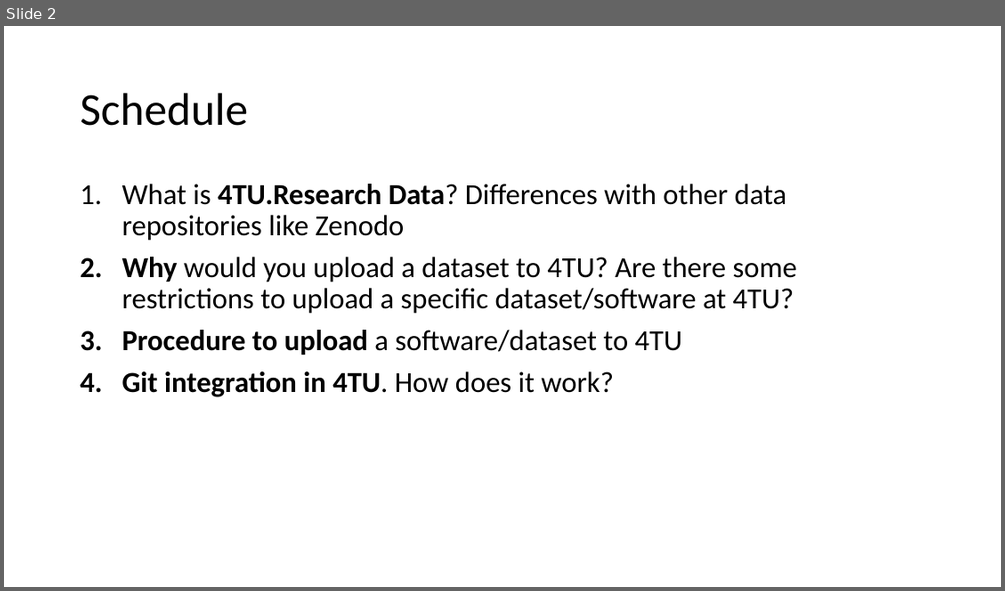
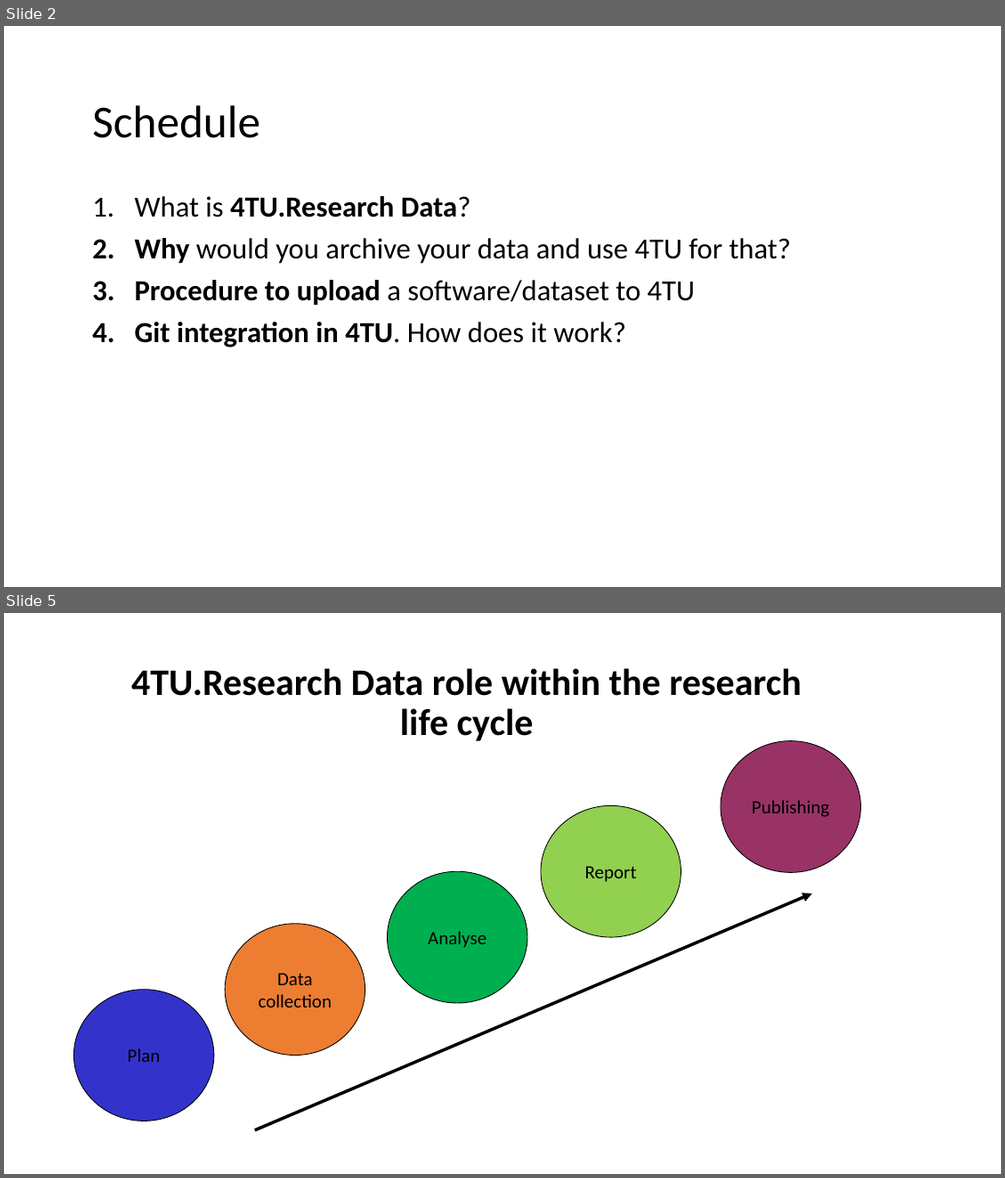
Before and after one commit to leilaicruz/Git4TUmembers_lesson, a slide deck: Get to know 4TU (day 2).pptx. Shown one above the other, each under a label of ours: slide 2 before the commit, slides 2 and 5 after it; the slides between them are not shown. The pictures are 1005x591 and 1005x1178 pixels, drawn with LibreOffice and Linux fonts; fonts in the diff are those of the drawing; background and template pictures are left out. Boxes give left, top, right and bottom in pixels: in the first picture for what was removed or moved away, otherwise in the second. Text is boxed around its words. In the diff, an @@ line names an element or a change of style, - is before the commit and + after.

```diff
--- a/Get to know 4TU (day 2).pptx
+++ b/Get to know 4TU (day 2).pptx
@@ slide 5 added at box(4, 613, 1001, 1174), background #FFFFFF @@
@@ title added at box(131, 668, 801, 741), 36 pt, text #000000, bold @@
+4TU.Research Data role within the research life cycle
@@ ellipse added at box(720, 741, 861, 873), fill #993366, outline #000000 0.75 pt, 18 pt, text #000000 @@
+Publishing
@@ ellipse added at box(541, 806, 681, 938), fill #92D050, outline #000000 0.75 pt, 18 pt, text #000000 @@
+Report
@@ ellipse added at box(387, 872, 527, 1004), fill #00B050, outline #000000 0.75 pt, 18 pt, text #000000 @@
+Analyse
@@ arrow added from (254, 1130) to (812, 893), #000000 3 pt @@
@@ ellipse added at box(225, 924, 365, 1055), fill #ED7D31, outline #000000 0.75 pt, 18 pt, text #000000 @@
+Data collection
@@ ellipse added at box(73, 989, 214, 1121), fill #3333CC, outline #000000 0.75 pt, 18 pt, text #000000 @@
+Plan
@@ slide 2 changed as well @@
@@ text "Schedule": place and size @@
-text "Schedule" at box(80, 93, 248, 126)
+text "Schedule" at box(92, 105, 260, 138)
@@ text "What is 4TU.Research Data?": place and size @@
-text "What is 4TU.Research Data?" at box(122, 184, 797, 397)
+text "What is 4TU.Research Data?" at box(135, 196, 791, 347)
@@ text at box(135, 196, 791, 264): text changed @@
-1. What is 4TU.Research Data? Differences with other data repositories like Zenodo
-2. Why would you upload a dataset to 4TU? Are there some restrictions to upload a specific dataset/software at 4TU?
+1. What is 4TU.Research Data?
+2. Why would you archive your data and use 4TU for that?
```
Also in this commit, not shown: 2 other slides changed, 15 other slides added, 2 slides removed, 19 other files.
